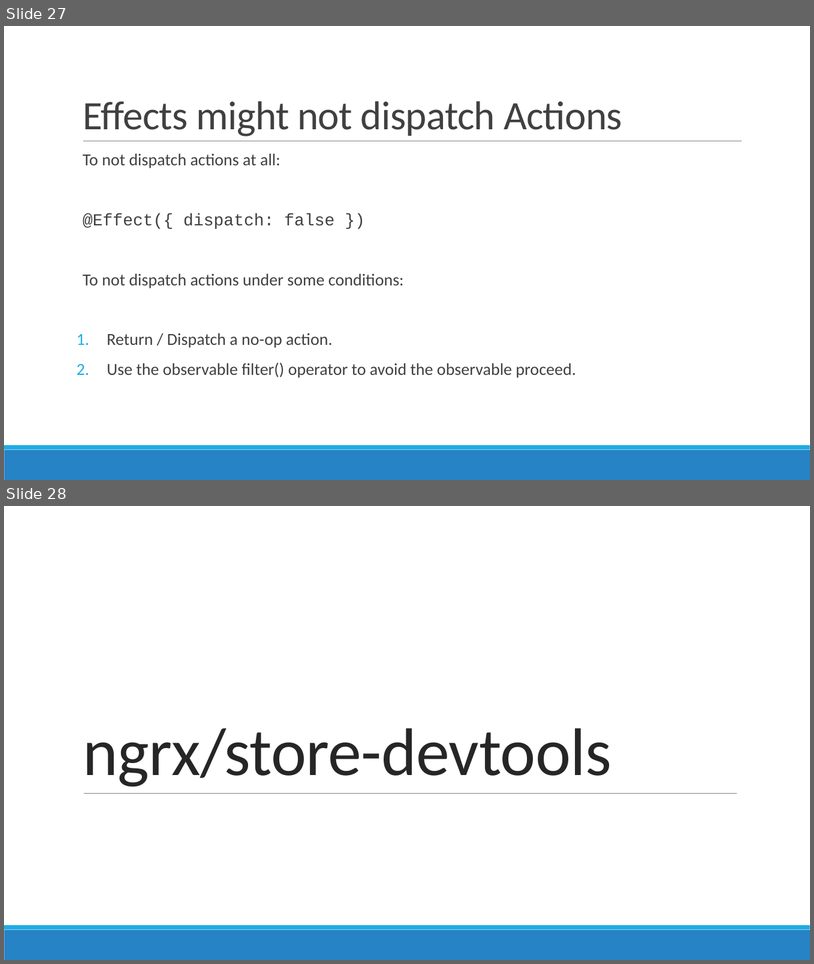
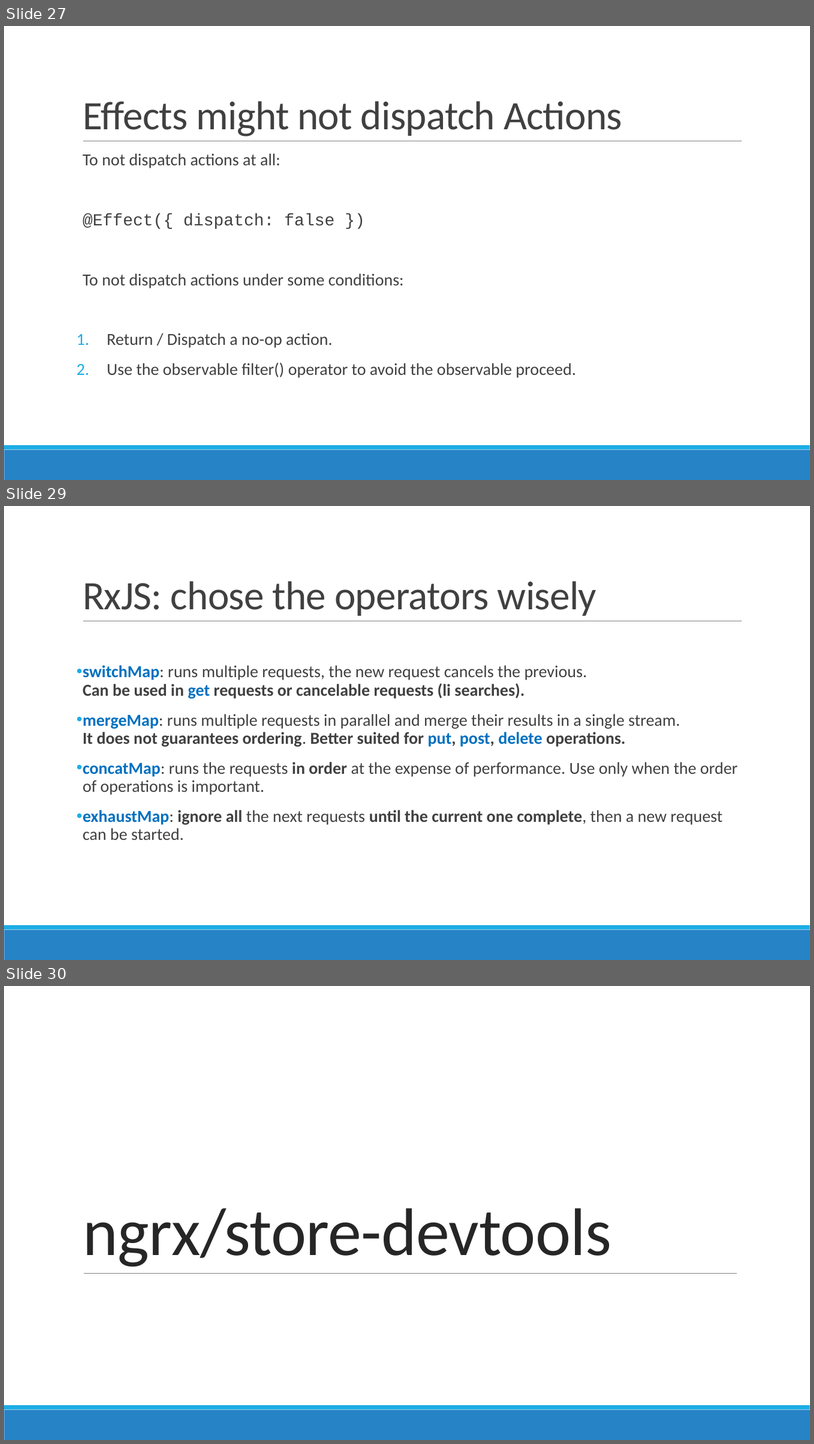
Before and after one commit to AGiorgetti/ngrx101, a slide deck: ReactiveProgramming_ngrx.pptx. Shown one above the other, each under a label of ours: slides 27 and 28 before the commit, slides 27, 29 and 30 after it; the slides between them are not shown. The pictures are 814x964 and 814x1444 pixels, drawn with LibreOffice and Linux fonts; fonts in the diff are those of the drawing. Boxes give left, top, right and bottom in pixels: in the first picture for what was removed or moved away, otherwise in the second. Text is boxed around its words. In the diff, an @@ line names an element or a change of style, - is before the commit and + after.

Commit message:
Added couple of slides on rxjs operators

```diff
--- a/ReactiveProgramming_ngrx.pptx
+++ b/ReactiveProgramming_ngrx.pptx
@@ slide 29 added at [4,506,810,960], background #FFFFFF; not listed: 3 template elements that a slide beside it also shows @@
@@ title added at [83,581,597,616], 48 pt, text #404040 @@
+RxJS: chose the operators wisely
@@ text added at [83,665,738,840], 20 pt, text #404040 @@
+• switchMap: runs multiple requests, the new request cancels the previous.
+  Can be used in get requests or cancelable requests (li searches).
+• mergeMap: runs multiple requests in parallel and merge their results in a single stream.
+  It does not guarantees ordering. Better suited for put, post, delete operations.
+• concatMap: runs the requests in order at the expense of performance. Use only when the order of operations is important.
+• exhaustMap: ignore all the next requests until the current one complete, then a new request can be started.
@@ what was slide 28 is now slide 30 @@
```
Also in this commit, not shown: 1 other slide added.
